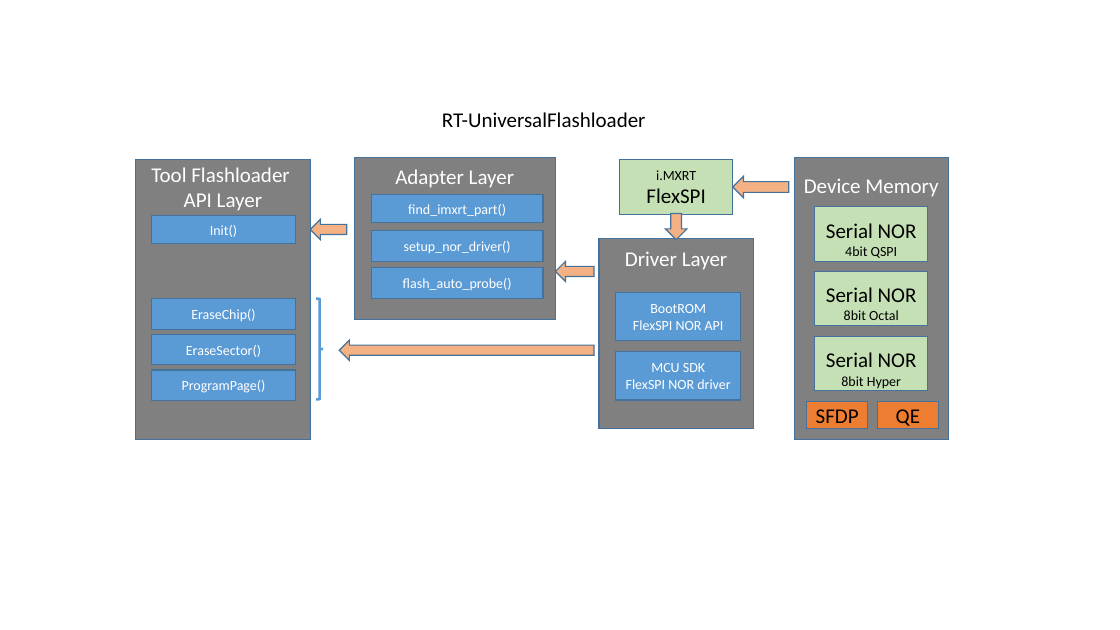
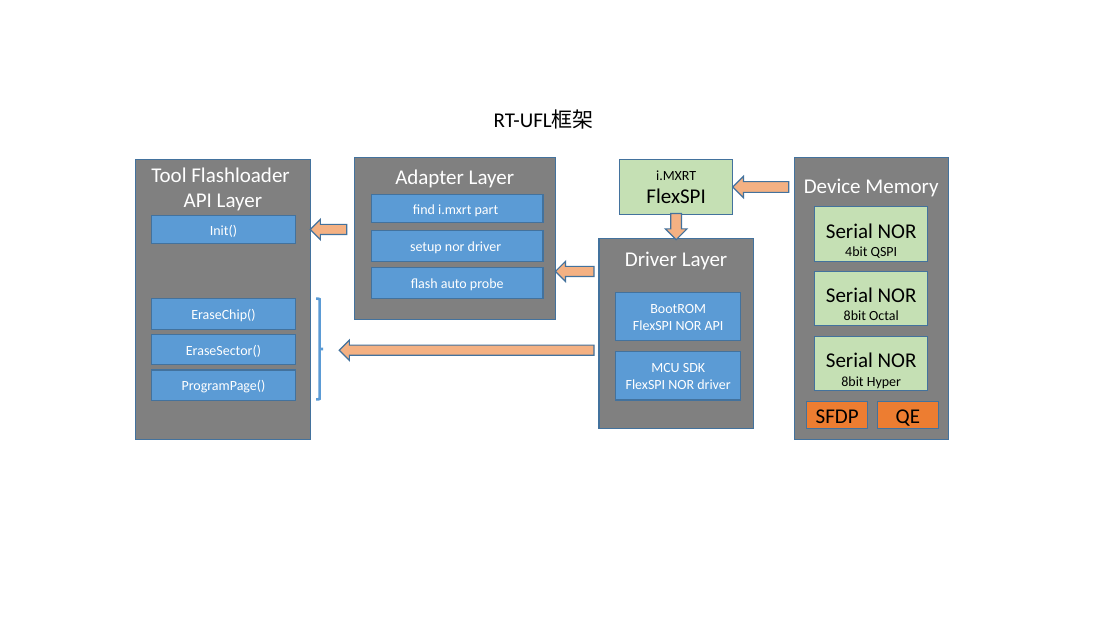
Before and after one commit to JayHeng/RT-UniversalFlashloader, a slide deck: slide 1 of doc/Architecture_Design.pptx. Drawn at 1120x630 pixels with LibreOffice and Linux fonts; fonts in the diff are those of the drawing. Boxes give left, top, right and bottom in pixels: in the first picture for what was removed or moved away, otherwise in the second. Text is boxed around its words. In the diff, an @@ line names an element or a change of style, - is before the commit and + after.

```diff
--- a/doc/Architecture_Design.pptx
+++ b/doc/Architecture_Design.pptx
@@ text at [494, 110, 594, 129]: text changed @@
-RT-UniversalFlashloader
+RT-UFL框架
@@ text in rectangle at [413, 204, 499, 216]: text changed @@
-find_imxrt_part()
+find i.mxrt part
@@ text in rectangle at [410, 241, 501, 253]: text changed @@
-setup_nor_driver()
+setup nor driver
@@ text in rectangle at [411, 278, 504, 290]: text changed @@
-flash_auto_probe()
+flash auto probe
```
Also in this commit, not shown: 3 other files.
